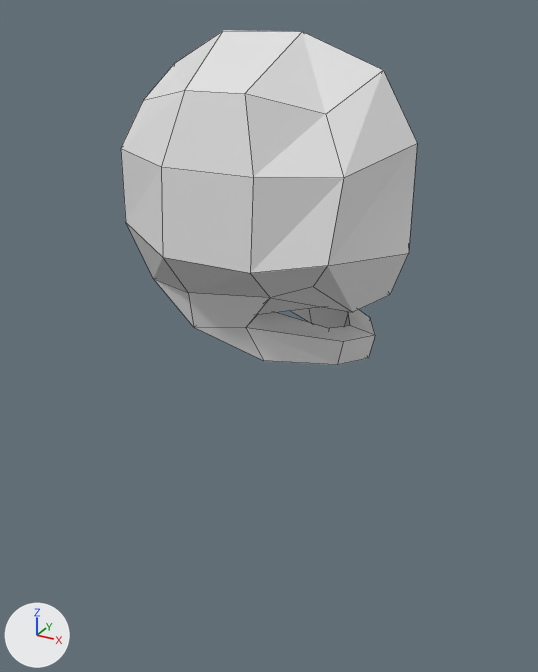
One commit to the Blender file Dungeon Crawler/Assets/Visual Assets/Blender Files/Skeleton.blend: the scene before it, then after it.
Both versions are drawn from a camera (50 mm lens) standing at (2.09, -3.7, 3.51) and looking at (0.07, -0.03, 1.67). Lighting does not change. The marker at lower left points along +X, +Y and +Z. Mesh edges are drawn as thin lines.
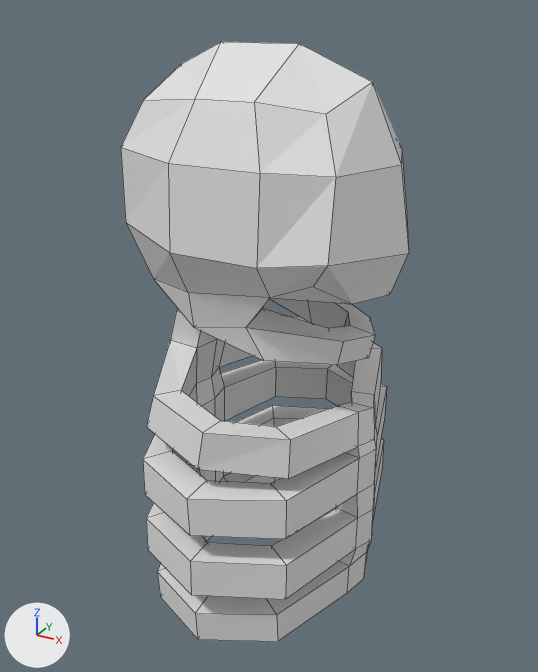
Location of each change, (x1, y1, x2, y2) in pixels of the pictures (538 x 672 px):
'Cube', reshaped (79% taller): before (121, 30, 417, 365); after (121, 42, 409, 642)
part 1 of me_cube, built on: before (121, 30, 417, 328); after (121, 42, 409, 642)

The change in detail:
me_cube is used by ob_cube; location (0.0, 0.0, 0.0).
me_cube had 53 vertices, 44 faces and spanned x -0.73..0.9, y 0.0..0.7, z 1.66..3.4.
me_cube now has 174 vertices, 161 faces and spans x -0.73..0.9, y 0.0..1.0, z 0.02..3.34.
Part 1, on me_cube:
4 vertices are removed from x -0.49..0.35, y 0.41..0.53, z 2.06..2.14.
12 faces are deleted.
4 vertices in x -0.19..0.34, y 0.68..0.7, z 2.32..2.79 move by (0.0, -0.06, 0.01).
13 vertices move from x -0.56..0.9, y 0.0..0.58, z 1.85..3.4 to x -0.51..0.83, y 0.0..0.49, z 1.86..3.34.
120 vertices are added at x -0.67..0.8, y 0.0..1.0, z 0.02..1.94.
5 new vertices lie (0.0, 0.0, 0.24) away from vertices in x -0.26..0.8, y 0.0..0.81, z 0.39..0.43.
129 new faces join them.
